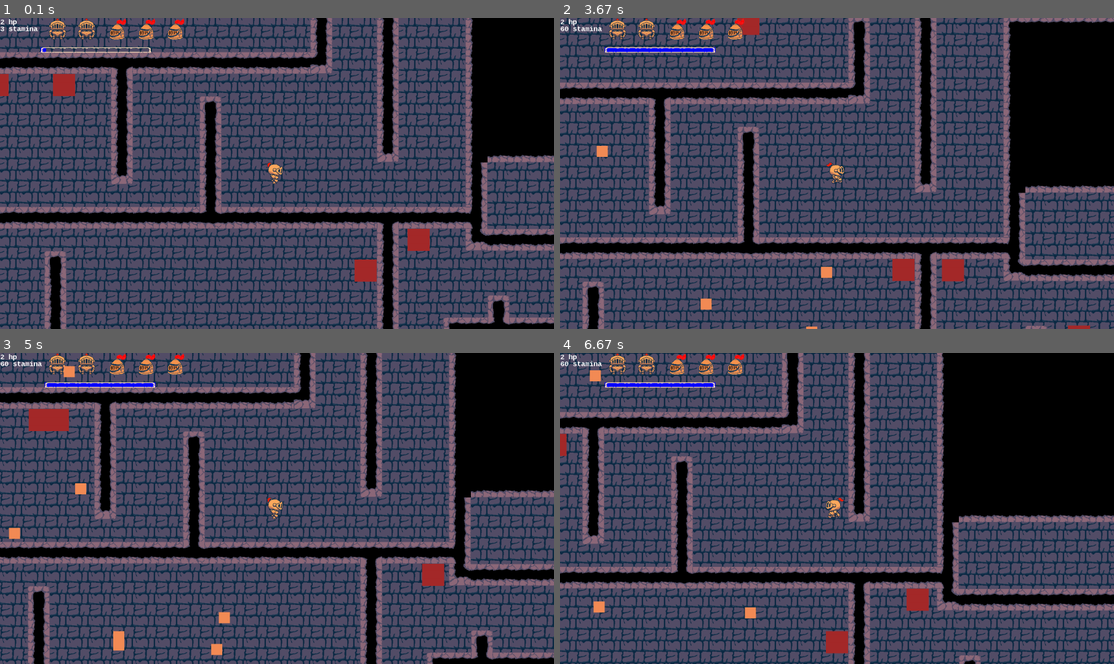
Above: before the commit, frames 1-4 (two rows, left to right).
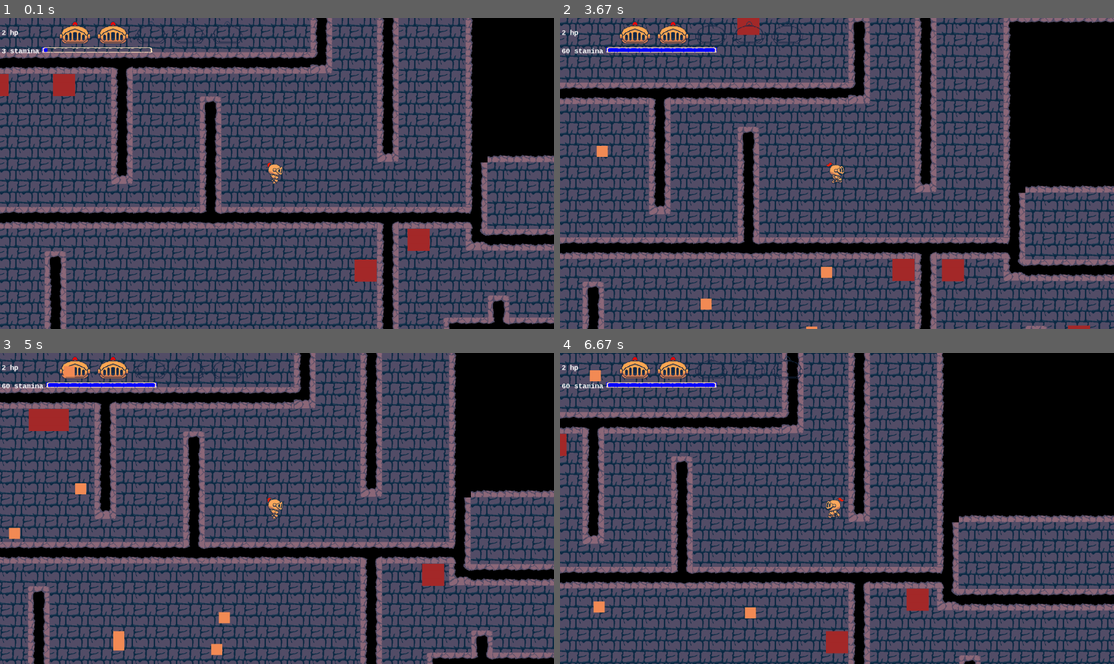
Above: after the commit, the same moments.

Repository: benedekhalaj/pygame-roguelike
Game: pygame game, started from play.py
The game is run twice, just before and just after one commit, with the same random seed, the same clock (stepped at 60 frames per second) and the same inputs.
Inputs:
- Up to frame 1 (0.1 s): no input
- Up to frame 2 (3.67 s): hold Right 0.33-0.8 s; hold Up 0.83-1.13 s; hold Right 1.17-1.63 s; hold Left 1.67-2.2 s; hold Down 2.23-2.53 s; hold Left 2.57-2.97 s; hold Up 3-3.37 s; hold Right from 3.4 s (still down)
- Up to frame 3 (5 s): release Right at 4.03 s; hold Down 4.07-4.43 s; hold Left 4.47-4.93 s; hold Right from 4.97 s (still down)
- Up to frame 4 (6.67 s): release Right at 5.43 s; hold Up 5.47-5.77 s; tap Space at 5.8 s; hold Right 6.13-6.6 s; hold Left from 6.63 s (still down)

The runs differ from the first frame. In frame 1, 1.3% of the frame differs, in the area x 0-44%, y 0-12%; in frame 2, 1.3%; in frame 3, 1.3%; in frame 4, 1.4%.

Commit message:
Player: Fix stat display

Diff:
--- a/model/player/player.py
+++ b/model/player/player.py
@@ -505,13 +505,14 @@
 class Stat():
     def __init__(self, colors, screen_size, player_stats):
         self.type = "stat"
-        self.x = 1
-        self.y = 1
+        self.x = 5
+        self.y = 10
         self.width = int(screen_size[0] // 5)
         self.height = int(screen_size[1] // 60)
         self.rect = pygame.Rect(self.x, self.y, self.width, self.height)
-        self.no_health_picture = data_manager.open_image("model/map/textures/icons/health_icon.png")
-        self.health_picture = data_manager.open_image("model/map/textures/player/knight_down2.png")
+        self.no_health_picture = data_manager.open_image("model/map/textures/icons/empty_knight_icon.png")
+        self.health_picture = data_manager.open_image("model/map/textures/icons/knight_icon.png")
+        self.line_corrigate = (self.health_picture.get_width()) / 2
         self.color = colors
         self.health = "health"
         self.stamina = 'stamina'
@@ -535,7 +536,7 @@
                 self.icons = self.create_stat_icon_list((x, y), player_stat)
             elif type == self.stamina:
                 if self.icons is not None:
-                    y += self.icons[0][0].get_width()
+                    y += self.line_corrigate
                 width = self.width * (player_stamina / player_max_stamina)
                 color = self.color.BLUE
                 stamina_texture = self.create_stat_bar_texture(self.width, self.height, x, y)
--- a/view/view.py
+++ b/view/view.py
@@ -81,37 +81,41 @@
     bar = stat.bar
     icons = stat.icons
 
-    def display_player_stat_text(window, stat):
+    def display_player_stat_text():
         texts = stat.texts
-        for line, text in enumerate(texts.values()):
+        for line, text_tuple in enumerate(texts.items()):
             y = stat.y + (line * stat.font_size)
-            window.blit(text, (stat.x, y))
+            if text_tuple[0] != "health":
+                y += stat.line_corrigate + stat.y
+            else:
+                y += stat.line_corrigate / 2
+            window.blit(text_tuple[1], (stat.x, y))
 
-    def display_player_stat_bar(window, bar):
+    def display_player_stat_bar():
 
         def display_stat_bar_texture(window, bar_texture):
             for texture_piece_tuple in bar_texture:
                 picture = texture_piece_tuple[0]
                 x = texture_piece_tuple[1]
-                y = texture_piece_tuple[2]
+                y = texture_piece_tuple[2] + stat.y
                 window.blit(picture, (x, y))
 
         bar_rect = bar[0][0]
         rect_color = bar[0][1]
 
-        stat_position = (bar_rect.x, bar_rect.y, bar_rect.width, bar_rect.height)
+        stat_position = (bar_rect.x, bar_rect.y + stat.y, bar_rect.width, bar_rect.height)
         pygame.draw.rect(window, rect_color, stat_position)
         display_stat_bar_texture(window, bar[1])
 
-    def display_player_stat_icon(window, icons):
+    def display_player_stat_icon():
         for icon_list in icons:
             icon = icon_list[0]
             coordinate = icon_list[1]
             window.blit(icon, coordinate)
 
-    display_player_stat_bar(window, bar)
-    display_player_stat_text(window, stat)
-    display_player_stat_icon(window, icons)
+    display_player_stat_bar()
+    display_player_stat_text()
+    display_player_stat_icon()
 
 
 def display_inventory(window, objects):
